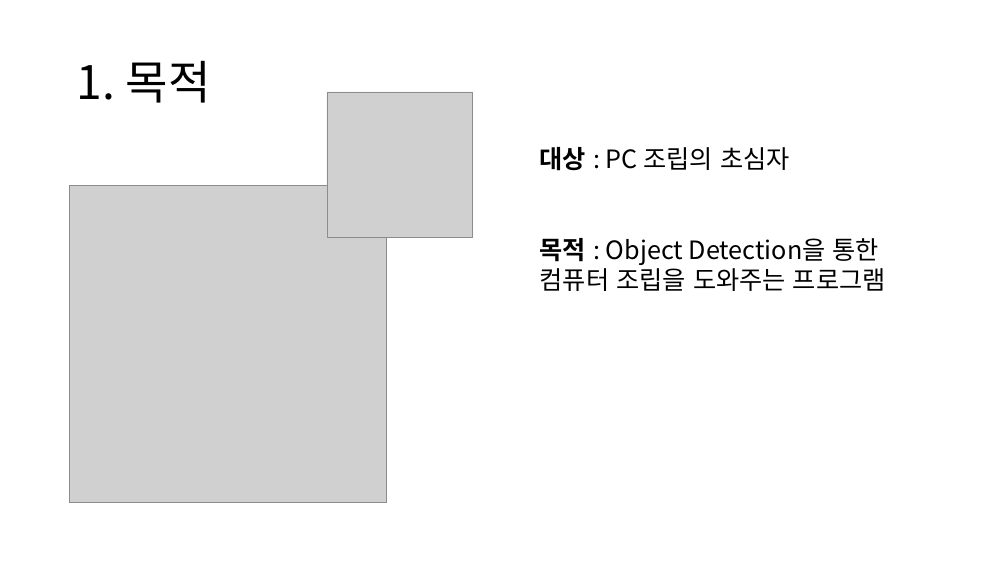
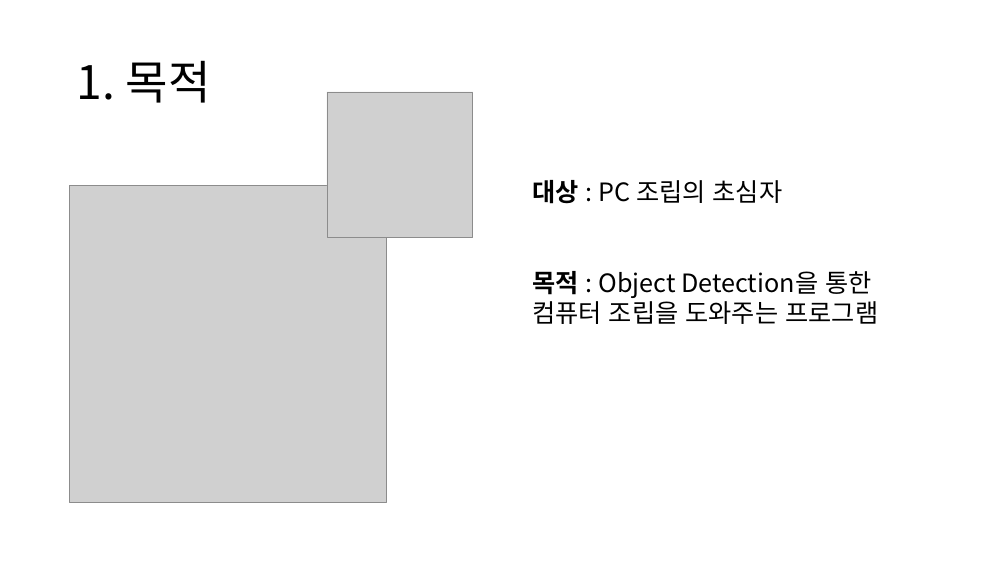
Before and after one commit to Team-Tetrapod/project, a slide deck: slide 10 of 2. 발표자료/PC조립 헬퍼 최종본.pptx (slide 3 before the commit). Drawn at 1008x567 pixels with LibreOffice and Linux fonts; fonts in the diff are those of the drawing; grey boxes stand for pictures. Boxes give left, top, right and bottom in pixels: in the first picture for what was removed or moved away, otherwise in the second. Text is boxed around its words. In the diff, an @@ line names an element or a change of style, - is before the commit and + after.

```diff
--- a/2. 발표자료/PC조립 헬퍼 최종본.pptx
+++ b/2. 발표자료/PC조립 헬퍼 최종본.pptx
@@ text "대상 : PC 조립의 초심자" moved from (x1=540, y1=147, x2=886, y2=291) to (x1=532, y1=180, x2=878, y2=324) @@
```
Also in this commit, not shown: 1 other slide changed, 7 slides added, 17 other files.
